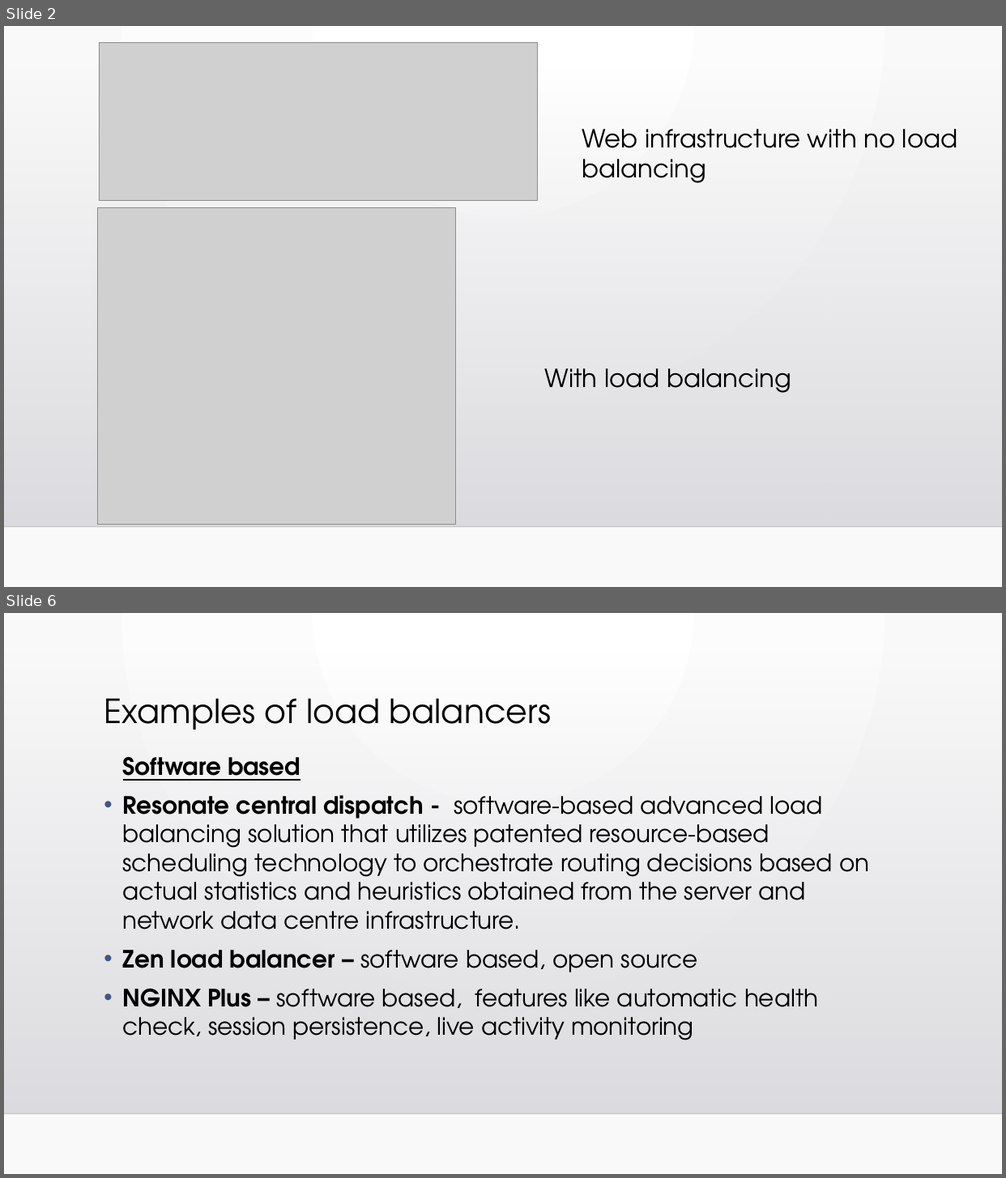
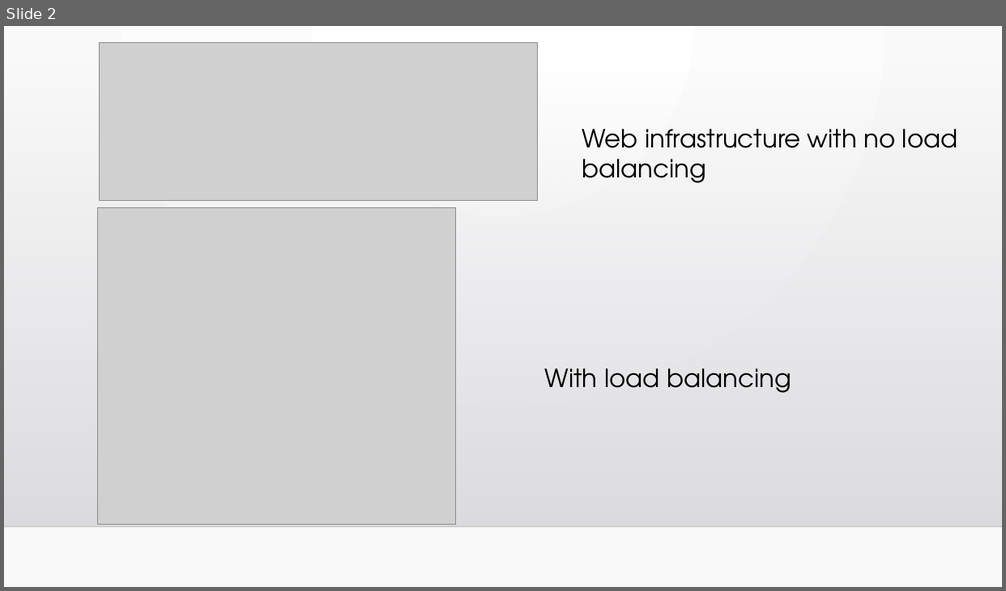
Before and after one commit to shishirkulkarni/DistributedSystems, a slide deck: Homework 9 - Distributed Applications/load_balancer.pptx. Shown one above the other, each under a label of ours: slides 2 and 6 before the commit, slide 2 after it; the slides between them are not shown. The pictures are 1006x1178 and 1006x591 pixels, drawn with LibreOffice and Linux fonts; fonts in the diff are those of the drawing; grey boxes stand for pictures; background and template pictures are left out. Boxes give left, top, right and bottom in pixels: in the first picture for what was removed or moved away, otherwise in the second. Text is boxed around its words. In the diff, an @@ line names an element or a change of style, - is before the commit and + after.

```diff
--- a/Homework 9 - Distributed Applications/load_balancer.pptx
+++ b/Homework 9 - Distributed Applications/load_balancer.pptx
@@ slide 6 removed at (4, 613, 1002, 1174), background gradient #FFFFFF to #FAFAFA; not listed: 2 template elements that a slide beside it also shows @@
@@ title removed at (104, 698, 551, 730) @@
-Examples of load balancers
@@ text removed at (123, 757, 869, 1041) @@
-Software based
-• Resonate central dispatch - software-based advanced load balancing solution that utilizes patented resource-based scheduling technology to orchestrate routing decisions based on actual statistics and heuristics obtained from the server and network data centre infrastructure.
-• Zen load balancer – software based, open source
-• NGINX Plus – software based, features like automatic health check, session persistence, live activity monitoring
```
Also in this commit, not shown: 5 slides changed, 8 slides added.
